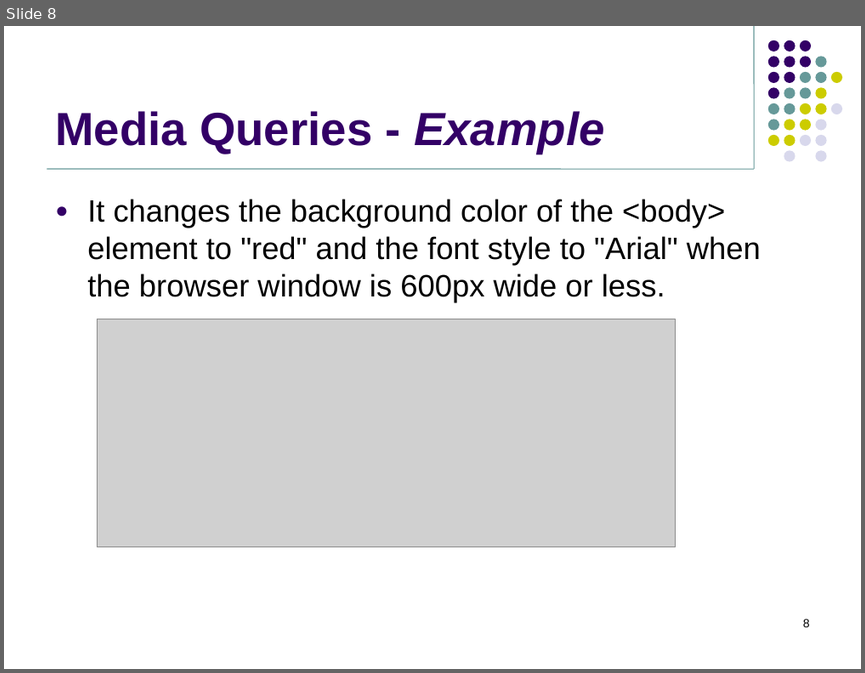
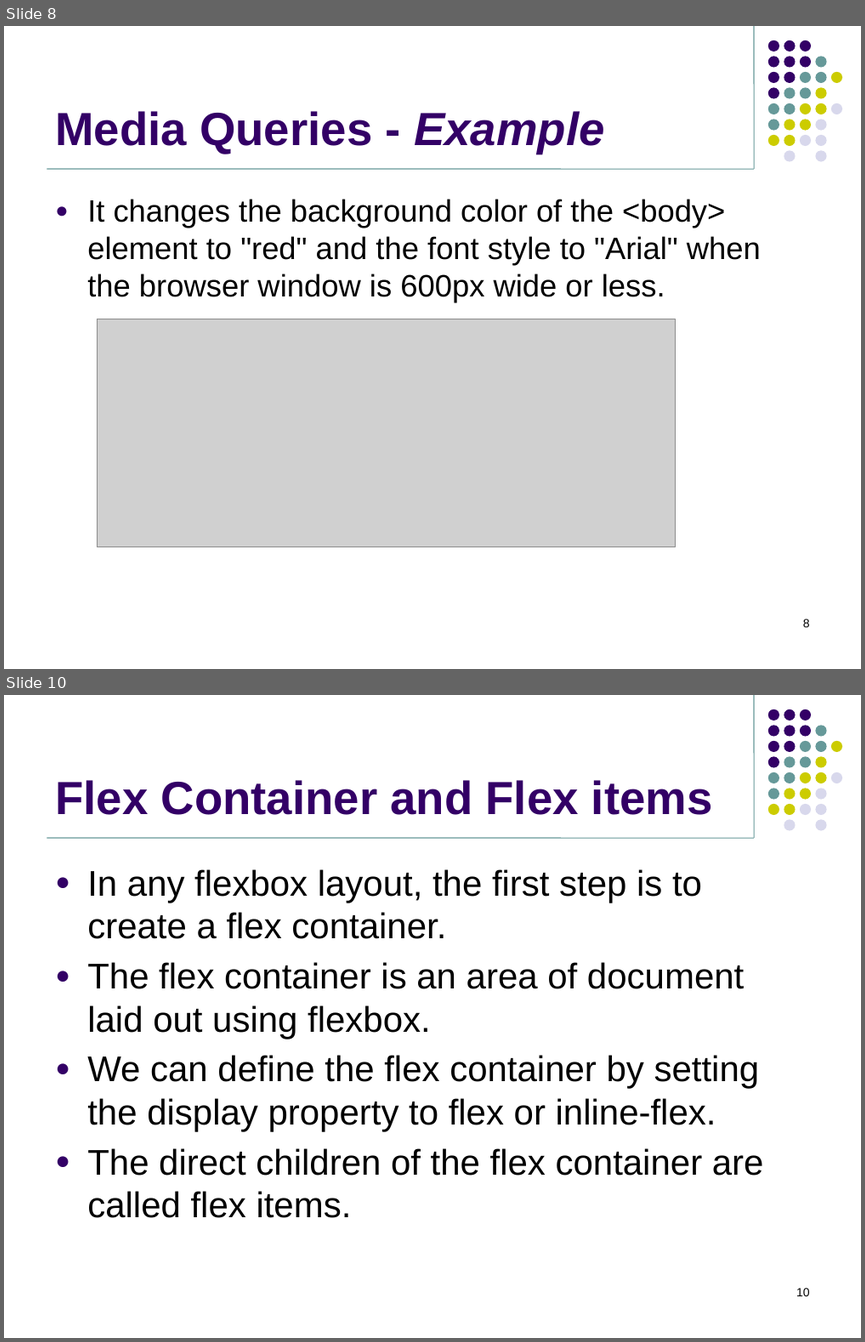
Before and after one commit to jasdhiratrevature/TrainingSlides, a slide deck: HTML/04_ResponsiveWebDesign.pptx. Shown one above the other, each under a label of ours: slide 8 before the commit, slides 8 and 10 after it; the slides between them are not shown. The pictures are 865x673 and 865x1342 pixels, drawn with LibreOffice and Linux fonts; fonts in the diff are those of the drawing; grey boxes stand for pictures; background and template pictures are left out. Boxes give left, top, right and bottom in pixels: in the first picture for what was removed or moved away, otherwise in the second. Text is boxed around its words. In the diff, an @@ line names an element or a change of style, - is before the commit and + after.

```diff
--- a/HTML/04_ResponsiveWebDesign.pptx
+++ b/HTML/04_ResponsiveWebDesign.pptx
@@ slide 10 added at [4, 695, 861, 1338], background #FFFFFF; not listed: 33 template elements that a slide beside it also shows @@
@@ title added at [55, 780, 713, 815], 39 pt, text #330066, bold @@
+Flex Container and Flex items
@@ text added at [87, 869, 764, 1218], 30 pt, text #000000 @@
+● In any flexbox layout, the first step is to create a flex container.
+● The flex container is an area of document laid out using flexbox.
+● We can define the flex container by setting the display property to flex or inline-flex.
+● The direct children of the flex container are called flex items.
@@ page number added at [796, 1287, 810, 1296], 10 pt, text #000000 @@
+10
```
Also in this commit, not shown: 1 slide changed, 6 other slides added.
